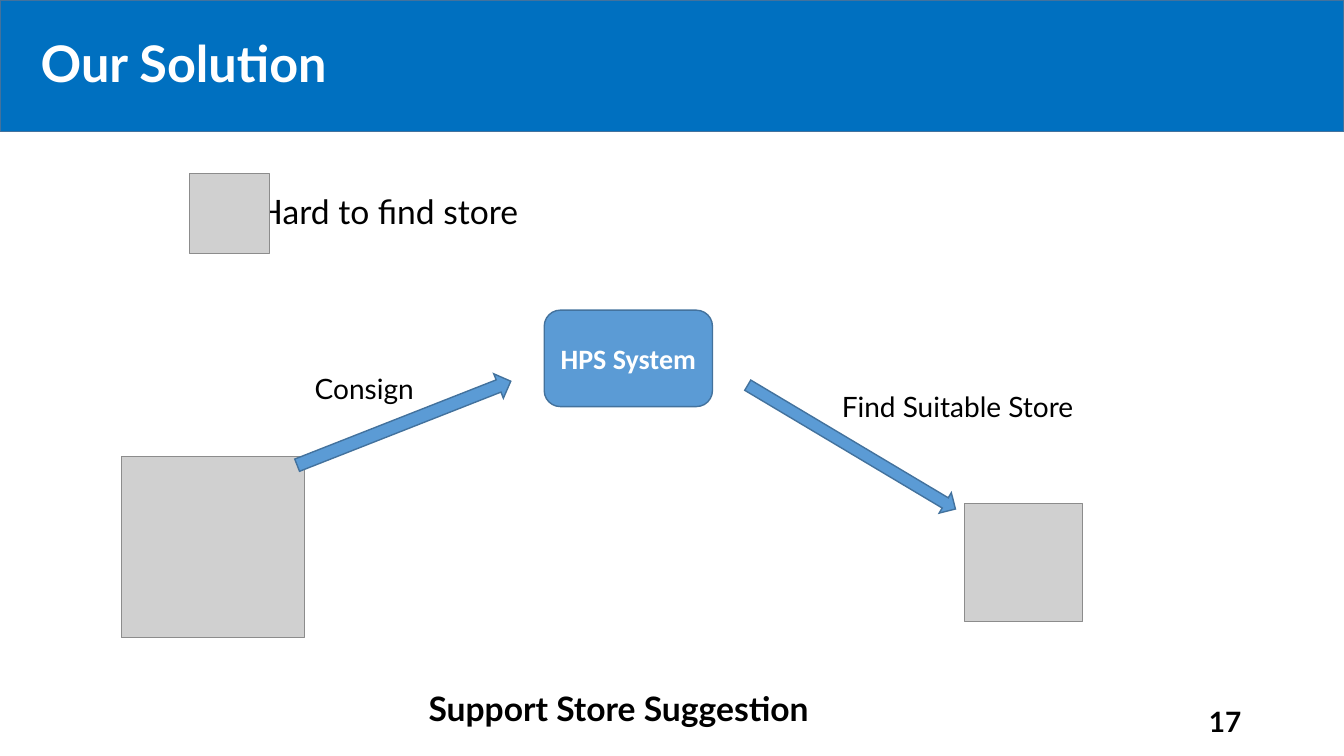
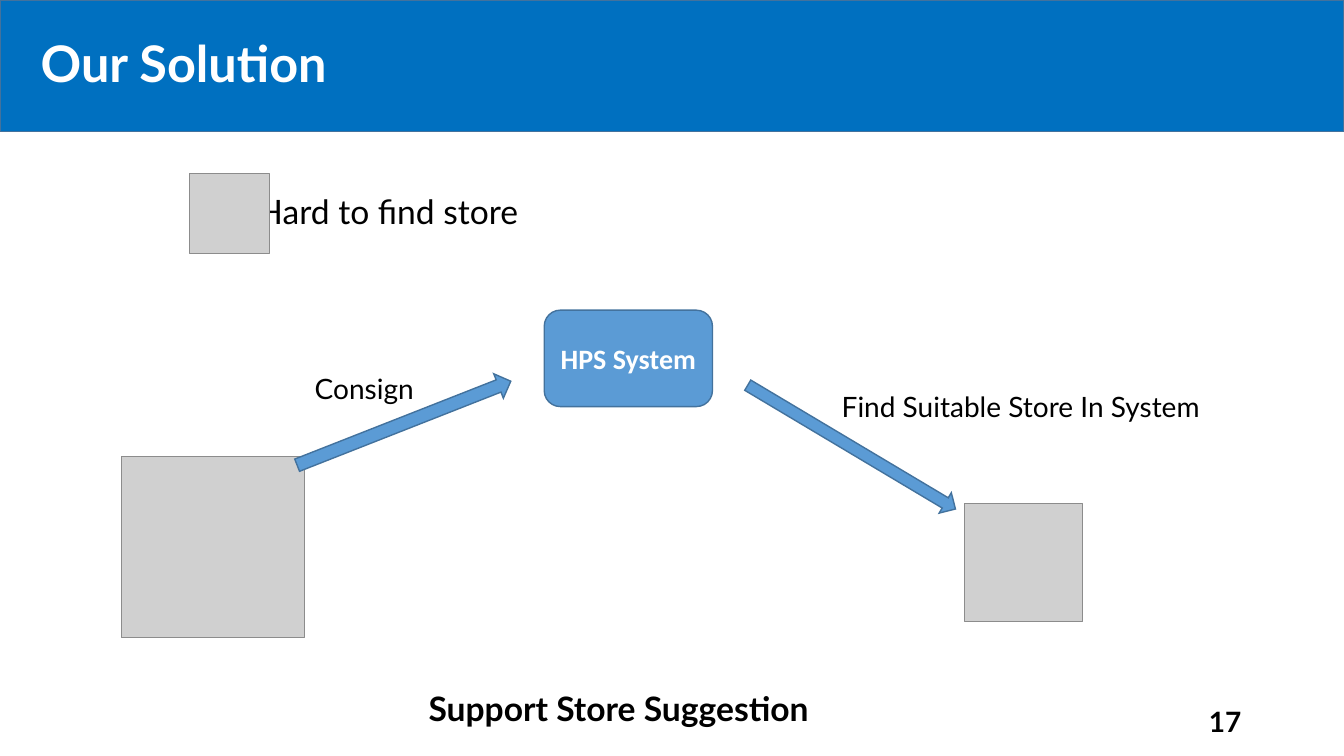
Before and after one commit to tiendan3108/CP, a slide deck: slide 17 of Source/Presentation/PreFinalPresentation.pptx. Drawn at 1344x756 pixels with LibreOffice and Linux fonts; fonts in the diff are those of the drawing; grey boxes stand for pictures. Boxes give left, top, right and bottom in pixels: in the first picture for what was removed or moved away, otherwise in the second. Text is boxed around its words. In the diff, an @@ line names an element or a change of style, - is before the commit and + after.

Commit message:
update

```diff
--- a/Source/Presentation/PreFinalPresentation.pptx
+++ b/Source/Presentation/PreFinalPresentation.pptx
@@ text at box(842, 396, 1200, 422): text changed @@
-Find Suitable Store
+Find Suitable Store In System
```
